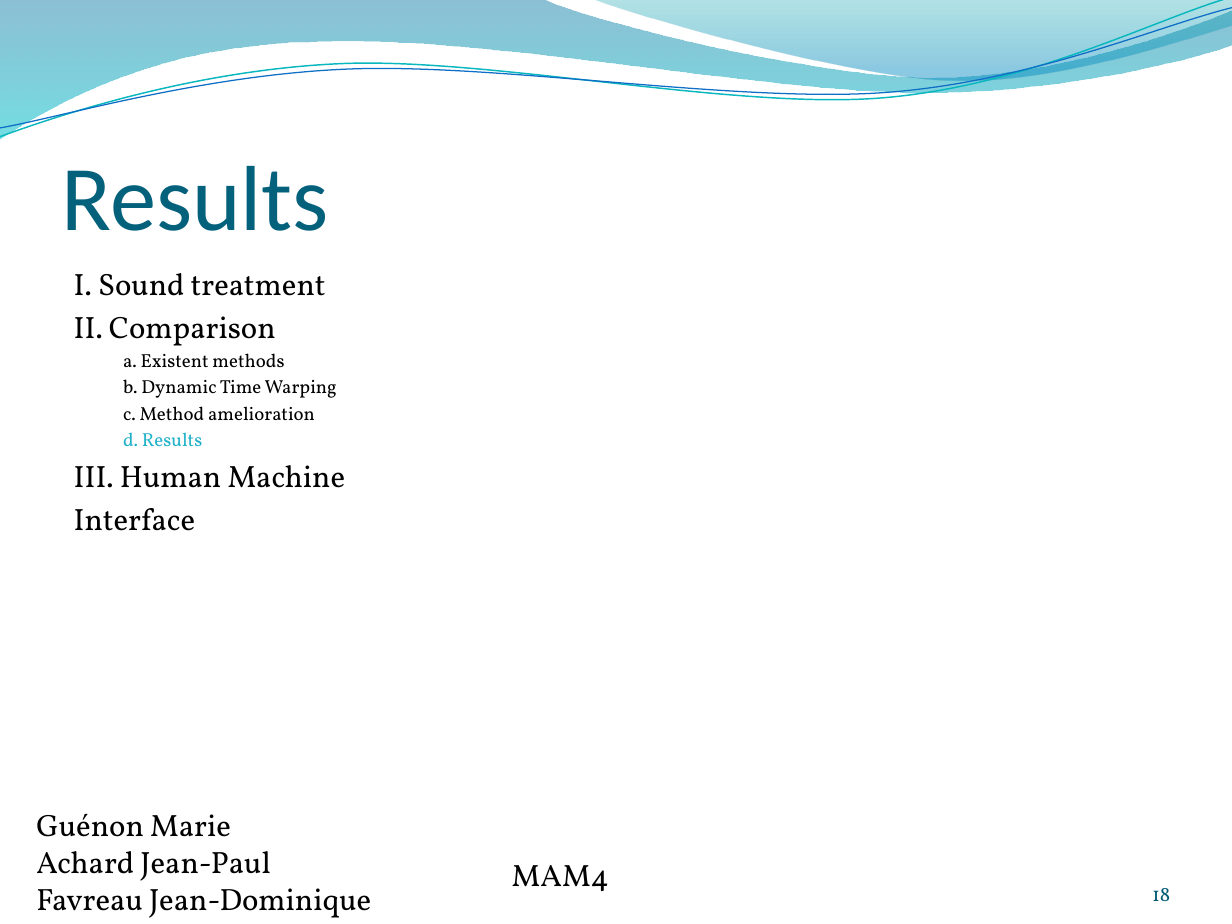
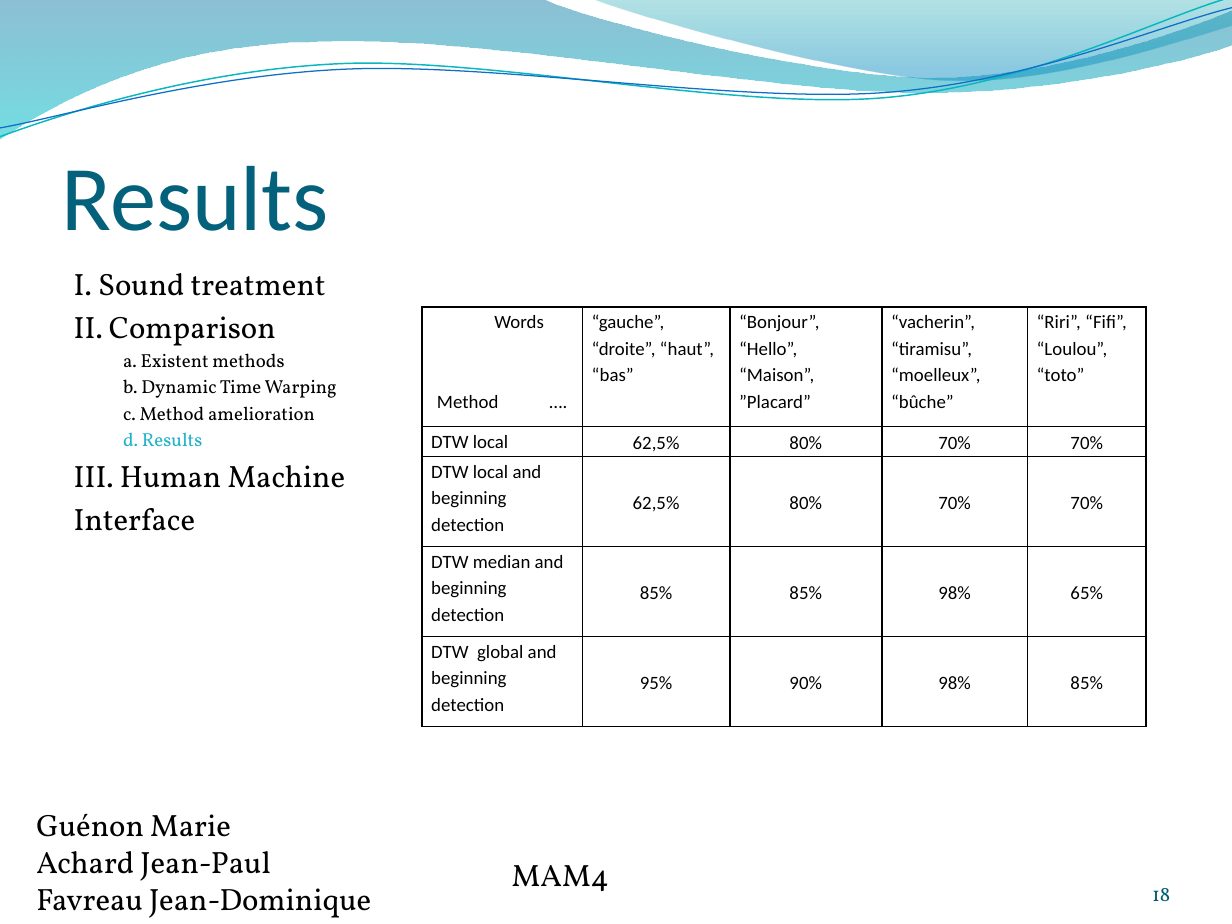
Before and after one commit to jeando/projetS7, a slide deck: slide 18 of annexes/Word_recognition.pptx. Drawn at 1232x924 pixels with LibreOffice and Linux fonts; fonts in the diff are those of the drawing; background and template pictures are left out. Boxes give left, top, right and bottom in pixels: in the first picture for what was removed or moved away, otherwise in the second. Text is boxed around its words. In the diff, an @@ line names an element or a change of style, - is before the commit and + after.

Commit message:
maj

```diff
--- a/annexes/Word_recognition.pptx
+++ b/annexes/Word_recognition.pptx
@@ table added at (423,307,1146,727), 5 rows, 5 columns @@
+Words / Method …. | “gauche”, “droite”, “haut”, “bas” | “Bonjour”, “Hello”, “Maison”, ”Placard” | “vacherin”, “tiramisu”, “moelleux”, “bûche” | “Riri”, “Fifi”, “Loulou”, “toto”
+DTW local | 62,5% | 80% | 70% | 70%
+DTW local and beginning detection | 62,5% | 80% | 70% | 70%
+DTW median and beginning detection | 85% | 85% | 98% | 65%
+DTW global and beginning detection | 95% | 90% | 98% | 85%
```
Also in this commit, not shown: 6 other slides changed.
